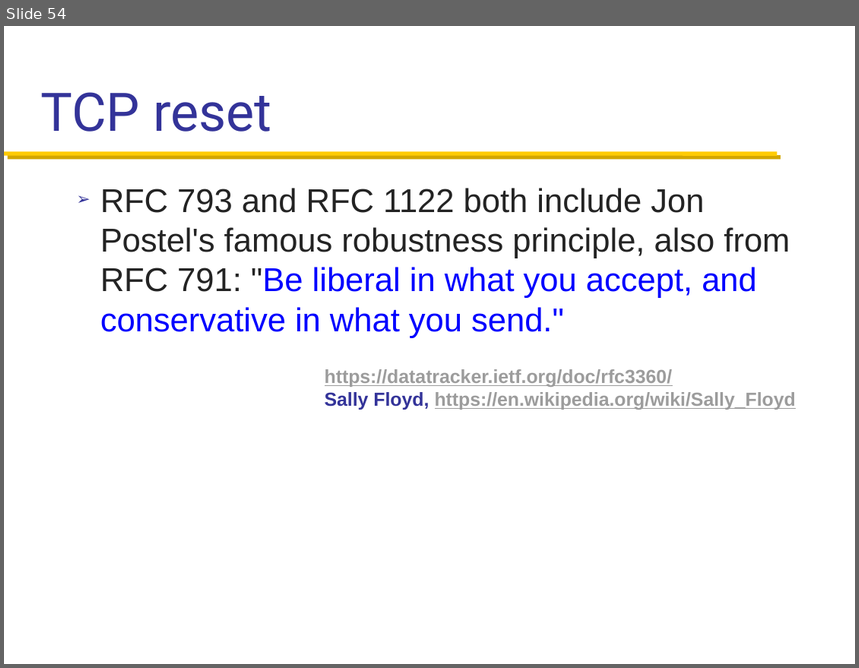
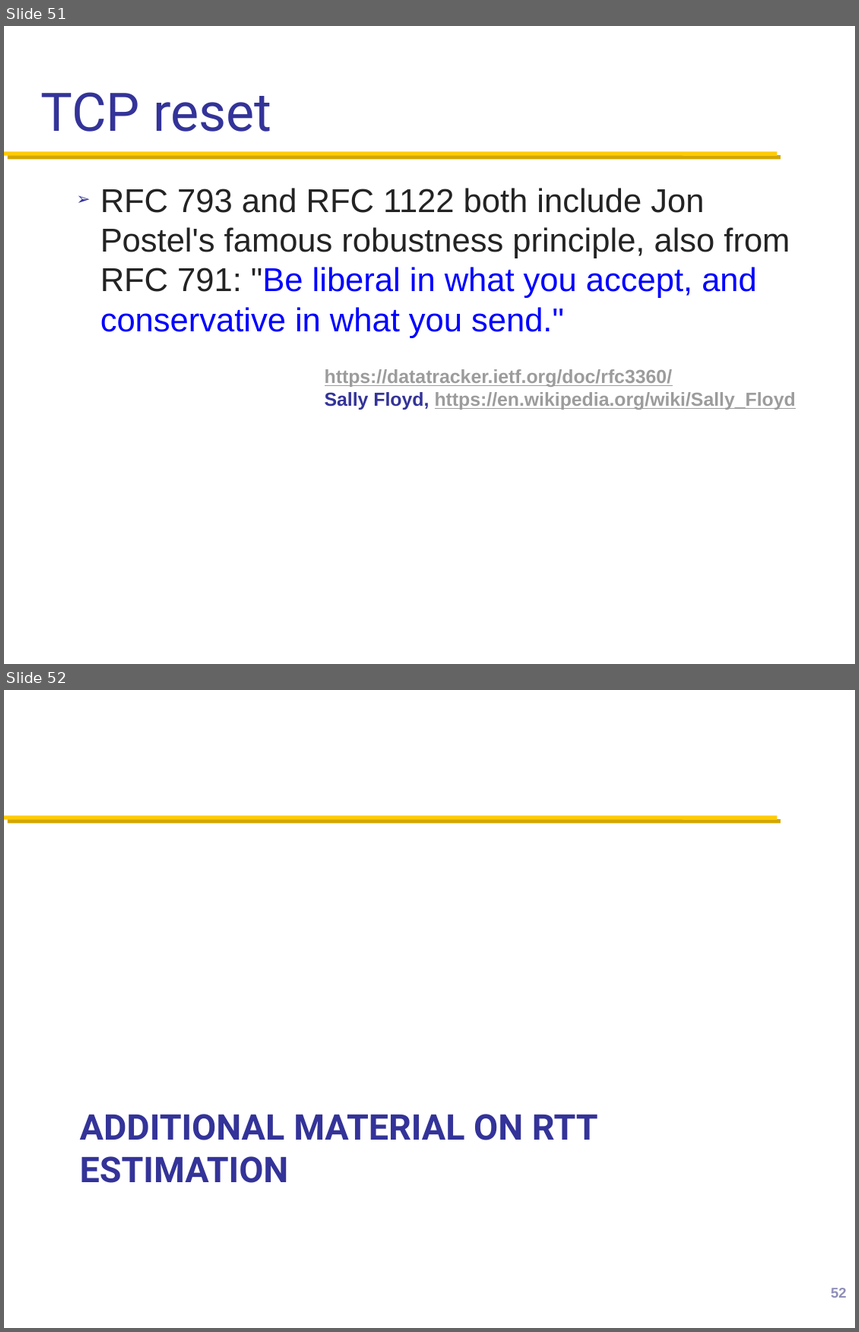
Before and after one commit to henryhxu/CSCI4430-ESTR4120, a slide deck: lectures/lec7.pptx. Shown one above the other, each under a label of ours: slide 54 before the commit, slides 51 and 52 after it. The pictures are 859x668 and 859x1332 pixels, drawn with LibreOffice and Linux fonts; fonts in the diff are those of the drawing; background and template pictures are left out. Boxes give left, top, right and bottom in pixels: in the first picture for what was removed or moved away, otherwise in the second. Text is boxed around its words. In the diff, an @@ line names an element or a change of style, - is before the commit and + after.

```diff
--- a/lectures/lec7.pptx
+++ b/lectures/lec7.pptx
@@ slide 52 added at (4, 690, 855, 1328), background #FFFFFF; not listed: 1 template element that a slide beside it also shows @@
@@ title added at (80, 1114, 598, 1183), 30 pt, text #333399, bold @@
+ADDITIONAL MATERIAL ON RTT ESTIMATION
@@ page number added at (831, 1288, 847, 1298), 12 pt, text #9090BA @@
+52
@@ what was slide 54 is now slide 51 @@
```
Also in this commit, not shown: 6 slides changed.
